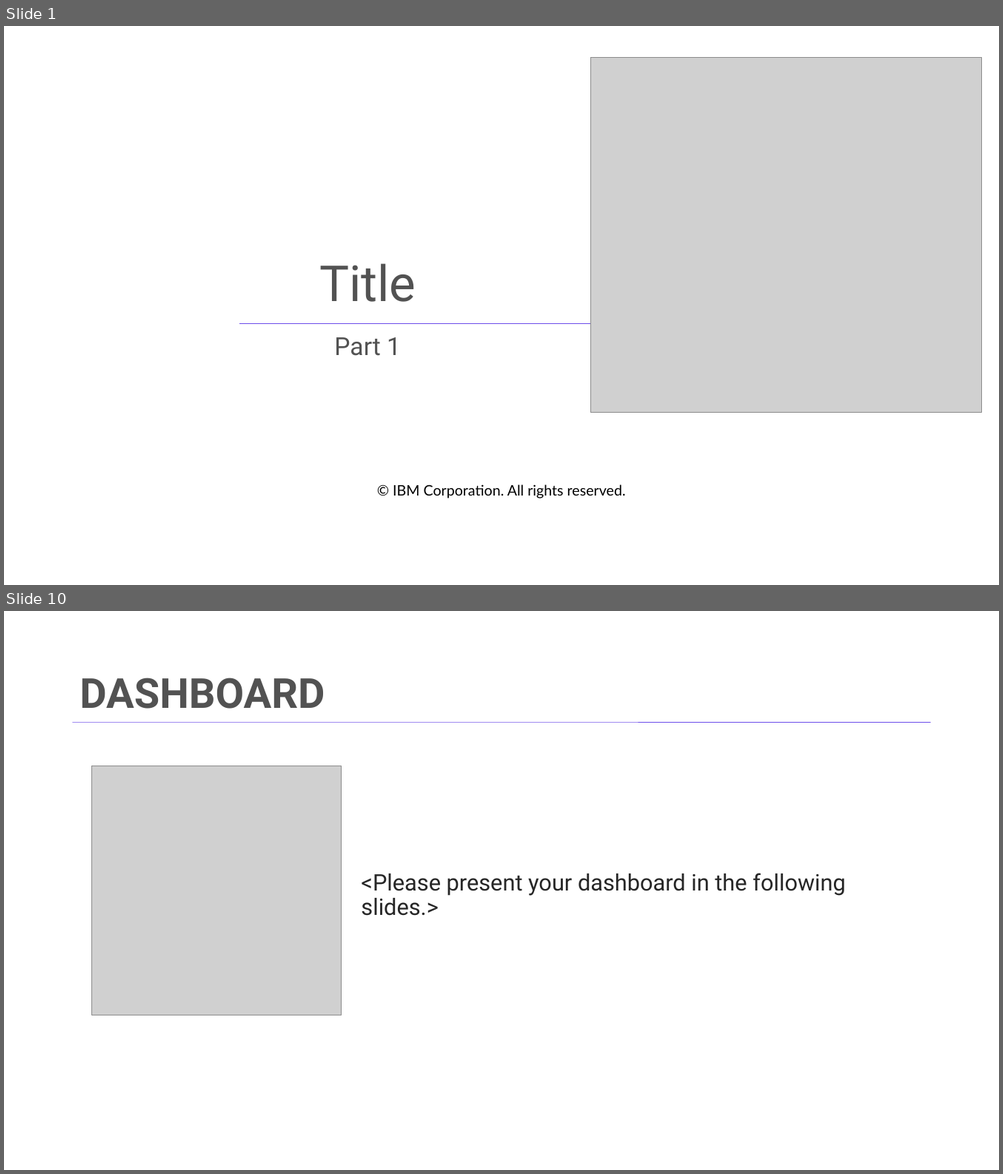
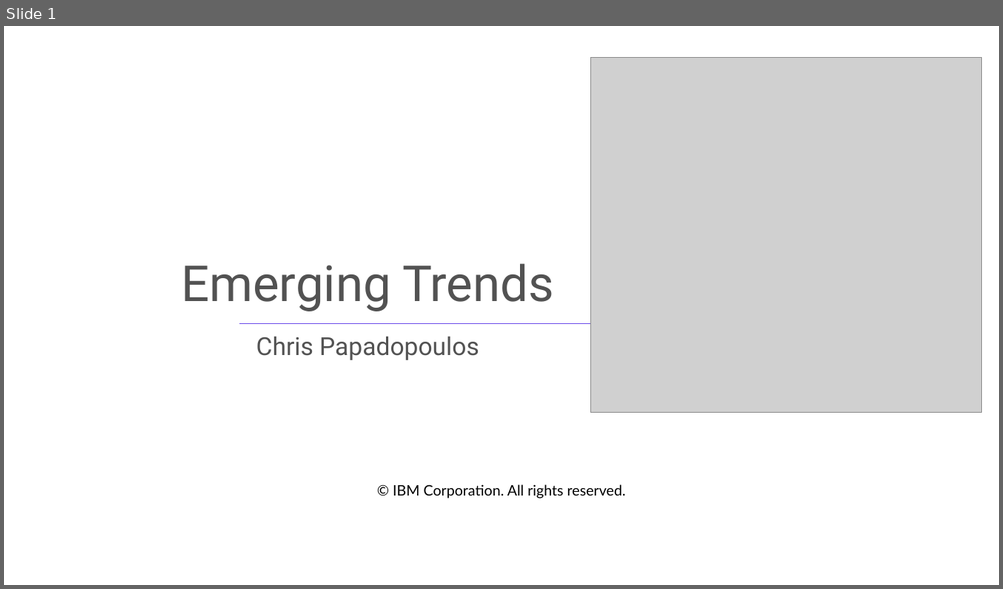
Before and after one commit to popsyacp/IBM-Capstone, a slide deck: M6Capstone-presentation.pptx. Shown one above the other, each under a label of ours: slides 1 and 10 before the commit, slide 1 after it; the slides between them are not shown. The pictures are 1003x1174 and 1003x589 pixels, drawn with LibreOffice and Linux fonts; fonts in the diff are those of the drawing; grey boxes stand for pictures; background and template pictures are left out. Boxes give left, top, right and bottom in pixels: in the first picture for what was removed or moved away, otherwise in the second. Text is boxed around its words. In the diff, an @@ line names an element or a change of style, - is before the commit and + after.

```diff
--- a/M6Capstone-presentation.pptx
+++ b/M6Capstone-presentation.pptx
@@ slide 10 removed at (x1=4, y1=611, x2=999, y2=1170), background #FFFFFF @@
@@ title removed at (x1=79, y1=678, x2=324, y2=709) @@
-DASHBOARD
@@ line removed from (73, 722) to (930, 722) @@
@@ picture removed at (x1=92, y1=766, x2=341, y2=1015) @@
@@ text removed at (x1=361, y1=873, x2=845, y2=916) @@
-<Please present your dashboard in the following slides.>
@@ slide 1 changed as well @@
@@ title at (x1=181, y1=264, x2=554, y2=312): text changed @@
-Title
+Emerging Trends
@@ subtitle at (x1=256, y1=337, x2=479, y2=360): text changed @@
-Part 1
+Chris Papadopoulos
```
Also in this commit, not shown: 7 other slides changed, 11 slides added, 10 other slides removed.
